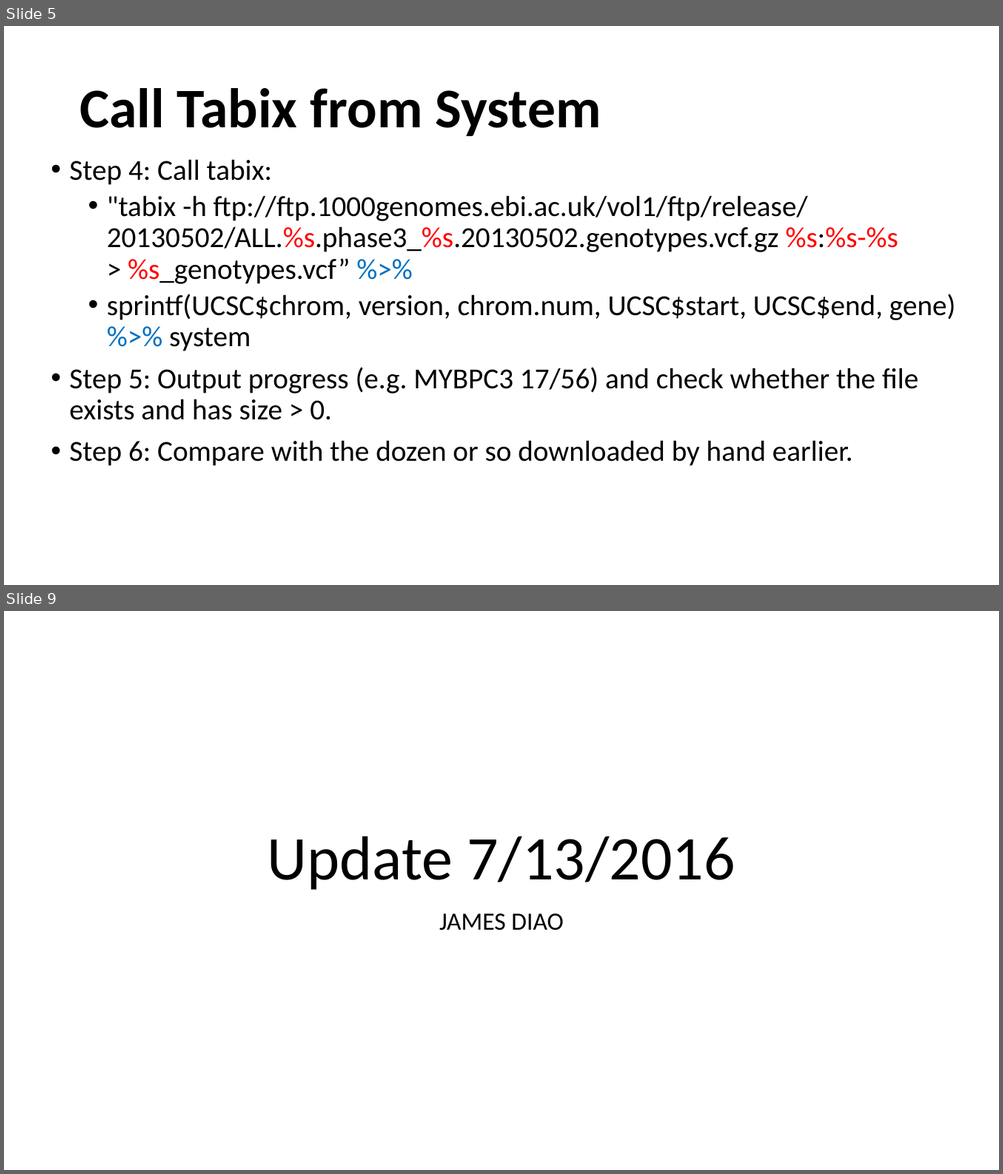
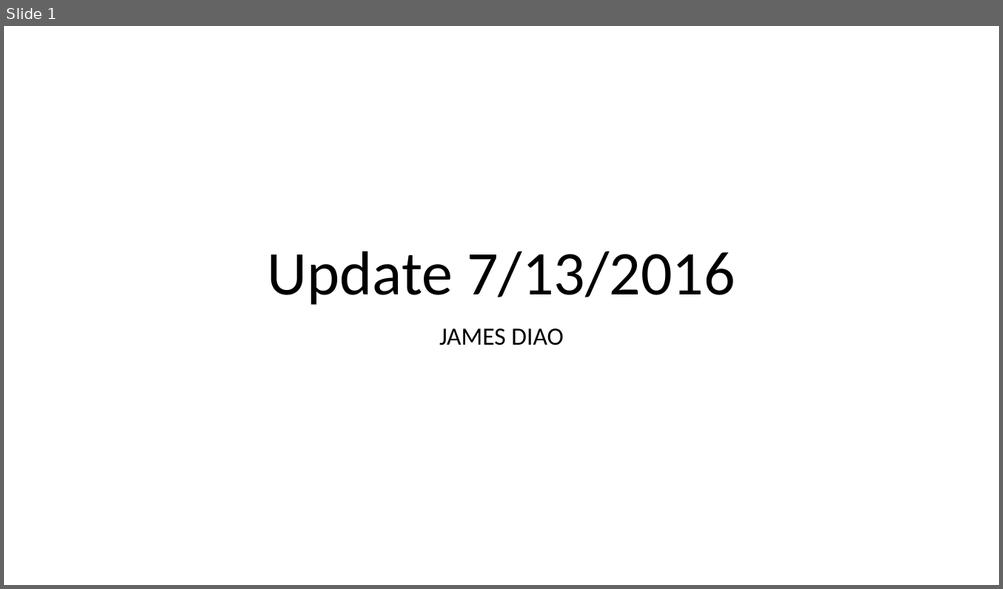
Before and after one commit to dfan/HST-2016, a slide deck: week_5/Presentation_week_5.2.pptx. Shown one above the other, each under a label of ours: slides 5 and 9 before the commit, slide 1 after it; the slides between them are not shown. The pictures are 1003x1174 and 1003x589 pixels, drawn with LibreOffice and Linux fonts; fonts in the diff are those of the drawing. Boxes give left, top, right and bottom in pixels: in the first picture for what was removed or moved away, otherwise in the second. Text is boxed around its words. In the diff, an @@ line names an element or a change of style, - is before the commit and + after.

```diff
--- a/week_5/Presentation_week_5.2.pptx
+++ b/week_5/Presentation_week_5.2.pptx
@@ slide 5 removed at [4, 26, 999, 585], background #FFFFFF @@
@@ title removed at [79, 88, 601, 136] @@
-Call Tabix from System
@@ text removed at [69, 159, 956, 466] @@
-• Step 4: Call tabix:
-  • "tabix -h ftp://ftp.1000genomes.ebi.ac.uk/vol1/ftp/release/
-    20130502/ALL.%s.phase3_%s.20130502.genotypes.vcf.gz %s:%s-%s
-    > %s_genotypes.vcf” %>%
-  • sprintf(UCSC$chrom, version, chrom.num, UCSC$start, UCSC$end, gene) %>% system
-• Step 5: Output progress (e.g. MYBPC3 17/56) and check whether the file exists and has size > 0.
-• Step 6: Compare with the dozen or so downloaded by hand earlier.
@@ what was slide 9 is now slide 1 @@
```
Also in this commit, not shown: 4 slides changed, 4 slides added, 11 other slides removed, 6 other files.
